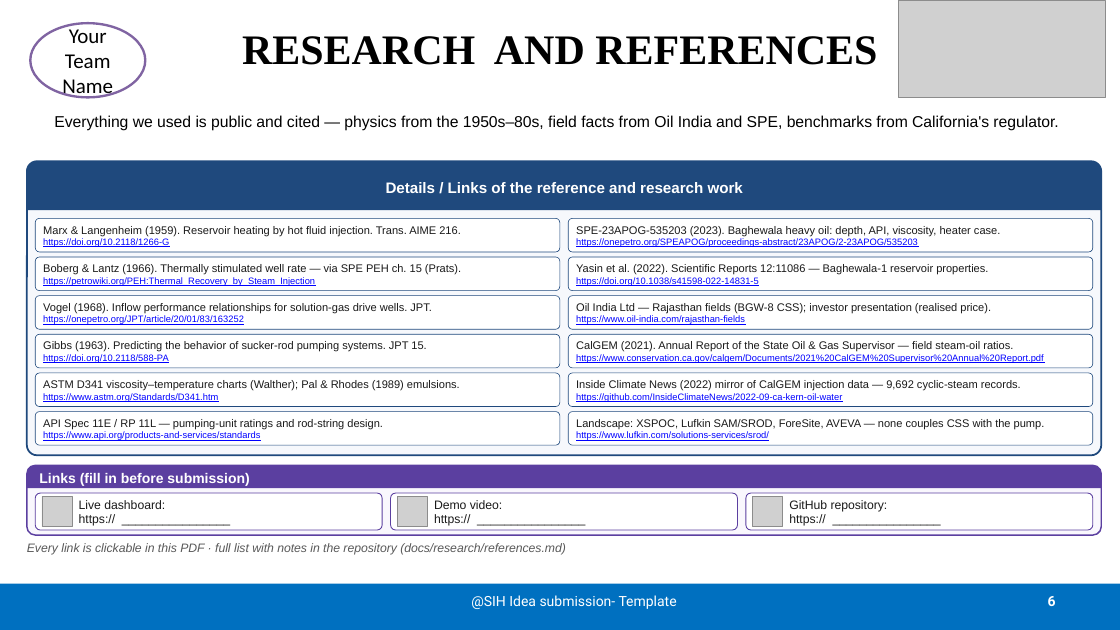
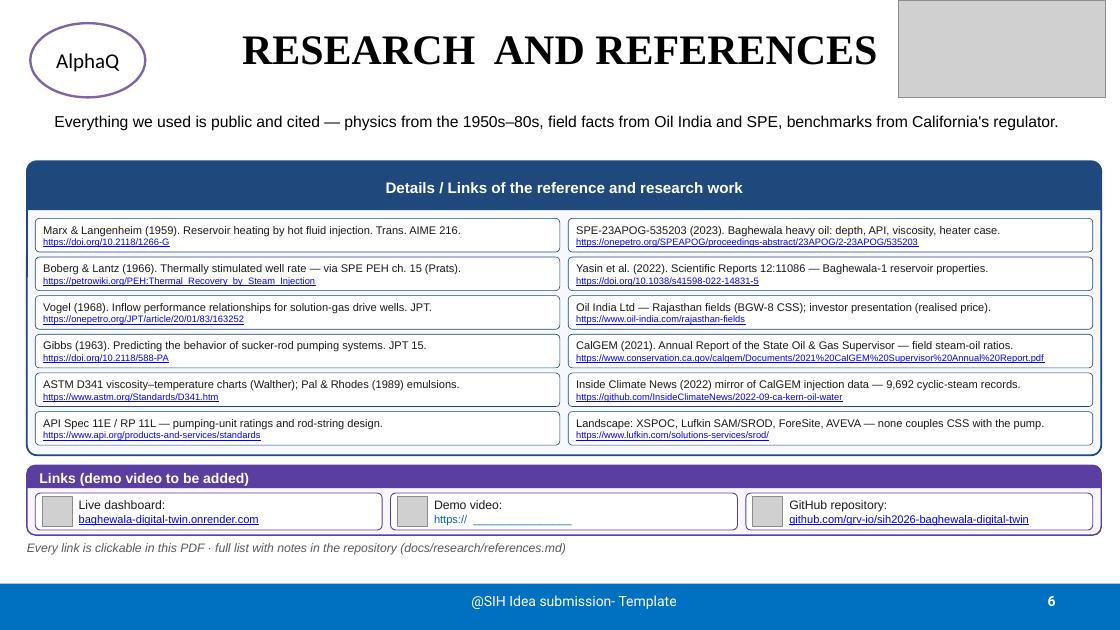
Before and after one commit to grv-io/sih2026-baghewala-digital-twin, a slide deck: slide 6 of ppt/final/SIH26120_Idea_Presentation_STRICT.pptx. Drawn at 1120x630 pixels with LibreOffice and Linux fonts; fonts in the diff are those of the drawing; grey boxes stand for pictures. Boxes give left, top, right and bottom in pixels: in the first picture for what was removed or moved away, otherwise in the second. Text is boxed around its words. In the diff, an @@ line names an element or a change of style, - is before the commit and + after.

Commit message:
Deck links (live dashboard + repo), deployment docs, video script and walkthrough recorder

```diff
--- a/ppt/final/SIH26120_Idea_Presentation_STRICT.pptx
+++ b/ppt/final/SIH26120_Idea_Presentation_STRICT.pptx
@@ text in ellipse at <box>56,53,119,72</box>: text changed @@
-Your Team Name
+AlphaQ
@@ text in round same rect at <box>39,473,249,486</box>: text changed @@
-Links (fill in before submission)
+Links (demo video to be added)
@@ text in rounded rectangle at <box>79,515,259,525</box>: text changed; size 10.5 to 9.5 pt; text colour #1A1A1A to #0000FF @@
-https:// ________________
+baghewala-digital-twin.onrender.com
@@ text in rounded rectangle at <box>434,515,467,525</box>: size 10.5 to 9.5 pt, text colour #1A1A1A to #0563C1 in "https:// ________________" @@
@@ text in rounded rectangle at <box>789,515,1029,525</box>: text changed; size 10.5 to 9.5 pt; text colour #1A1A1A to #0000FF @@
-https:// ________________
+github.com/grv-io/sih2026-baghewala-digital-twin
```
Also in this commit, not shown: 5 other slides changed, 9 other files.
